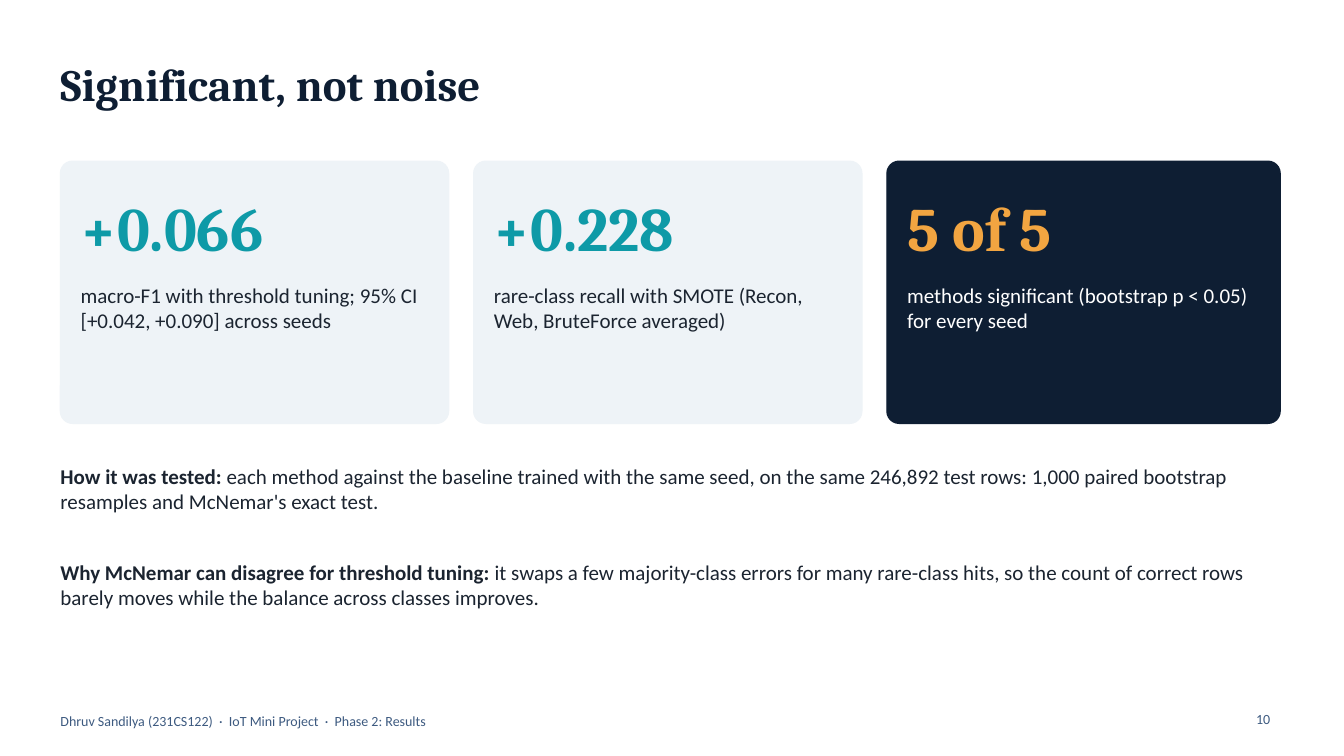
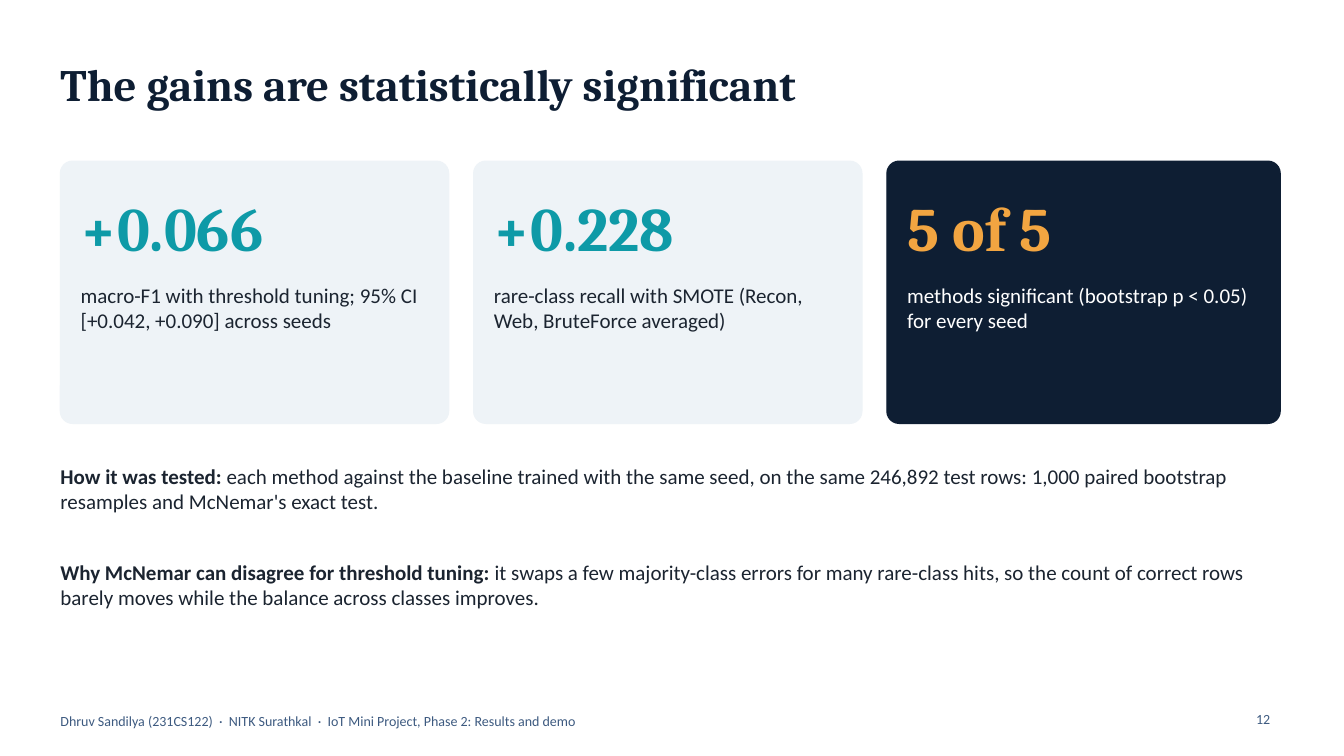
Before and after one commit to Dhruvsandilya0711/IoT_Mini_Project, a slide deck: slide 12 of slides/Phase2_Results.pptx (slide 10 before the commit). Drawn at 1344x756 pixels with LibreOffice and Linux fonts; fonts in the diff are those of the drawing. Boxes give left, top, right and bottom in pixels: in the first picture for what was removed or moved away, otherwise in the second. Text is boxed around its words. In the diff, an @@ line names an element or a change of style, - is before the commit and + after.

Commit message:
Rebuild both presentations and drop the Raspberry Pi wording
Phase 1 (proposal, 16 slides) and Phase 2 (results and demo, 21 slides)
now open with an NITK title slide and an outline, end with references,
and Phase 2 adds slides on how the experiments were run and on the live
demo. The report, its diagrams and both decks describe the gateway as a
generic device. notebooks/demo.ipynb runs the demo in Kaggle.

```diff
--- a/slides/Phase2_Results.pptx
+++ b/slides/Phase2_Results.pptx
@@ title at [60, 69, 796, 111]: text changed @@
-Significant, not noise
+The gains are statistically significant
@@ text at [60, 716, 576, 729]: text changed @@
-Dhruv Sandilya (231CS122) · IoT Mini Project · Phase 2: Results
+Dhruv Sandilya (231CS122) · NITK Surathkal · IoT Mini Project, Phase 2: Results and demo
@@ page number at [1256, 715, 1270, 724]: text changed @@
-10
+12
```
Also in this commit, not shown: 15 other slides changed, 4 slides added, 18 other files.
